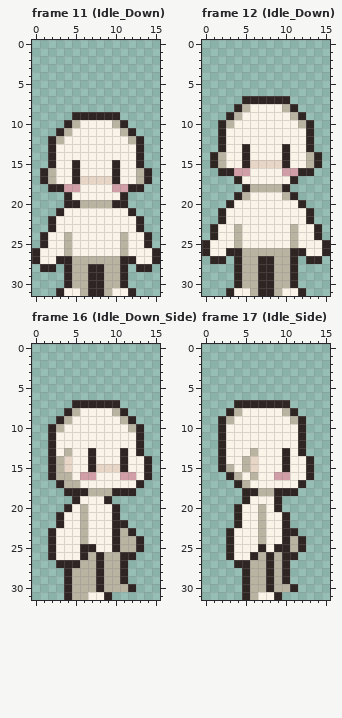
One commit to this pixel-art file: assets/characters/Eris Esra's Character Template 4.0/16x32/16x32 All Animations.aseprite. That is the earlier state.
16x32 pixels, 123 frames. Shown: frame 11 (Idle_Down), frame 12 (Idle_Down), frame 16 (Idle_Down_Side), frame 17 (Idle_Side). The commit also changed other frames, which this record leaves out.
Once edited:
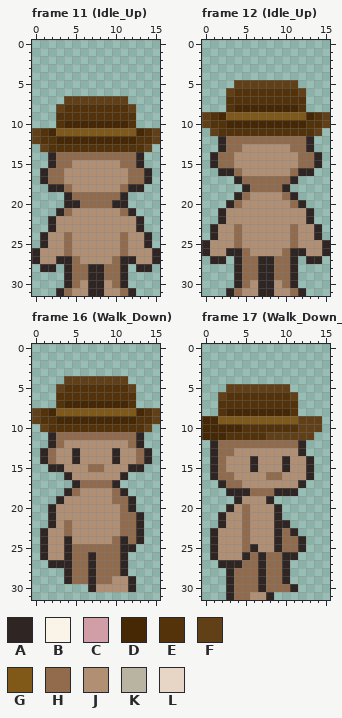
Palette (. is transparent): A #2f2522  B #faf3e8  C #d19da7  D #462804  E #54330b  F #613f17  G #805919  H #916b4c  J #b08f73  K #b9b3a1  L #e7d5c6
Change:
Changed rows in their new state; - is an unchanged pixel.
Frame 11 (Idle_Up):
first column x 0:
 7 ----FFFFFFFF----
 8 ---FEEEEEEEEF---
 9 ---EEEEEEEEEE---
10 ---EDDDDDDDDE---
11 FEDGGGGGGGGGGDEF
12 FEEDDDDDDDDDDEEF
13 -FEEEEEEEEEEEEF-
14 ---HHHHHHHHHH---
15 ---HHJJJJJJHH---
16 --HHJJJJJJJJHH--
17 --HHJJJJJJJJHH--
18 ----HJJJJJJH----
19 -----HHHHHH-----
20 ------HHHH------
21 ----HJJJJJJH----
22 ---JJJJJJJJJJ---
23 ---JJJJJJJJJJ---
24 --JJHJJJJJJHJJ--
25 --JJHJJJJJJHJJ--
26 -JJJHJJJJJJHJJJ-
27 -JJ--HJJJJH--JJ-
28 -----HH--HH-----
29 -----HH--HH-----
30 -----HJ--JH-----
31 ----HJJ--JJH----
Frame 12 (Idle_Up):
first column x 0:
 5 ----FFFFFFFF----
 6 ---FEEEEEEEEF---
 7 ---EEEEEEEEEE---
 8 ---EDDDDDDDDE---
 9 FEDGGGGGGGGGGDEF
10 FEEDDDDDDDDDDEEF
11 -FEEEEEEEEEEEEF-
12 ---HHHHHHHHHH---
13 ---HHJJJJJJHH---
14 --HHJJJJJJJJHH--
15 --HHJJJJJJJJHH--
16 ----HJJJJJJH----
17 -----HHHHHH-----
18 ------HHHH------
19 -----HJJJJH-----
20 ----HJJJJJJH----
21 ---JJJJJJJJJJ---
22 ---JJJJJJJJJJ---
23 --JJHJJJJJJHJJ--
24 --JJHJJJJJJHJJ--
25 -JJJHJJJJJJHJJJ-
26 -JJ--HJJJJH--JJ-
27 -----HH--HH-----
28 -----HH--HH-----
29 -----HH--HH-----
30 -----HJ--JH-----
31 ----HJJ--JJH----
Frame 16 (Walk_Down):
first column x 0:
 4 ----FFFFFFFF----
 5 ---FEEEEEEEEF---
 6 ---EEEEEEEEEE---
 7 ---EDDDDDDDDE---
 8 FEDGGGGGGGGGGDEF
 9 FEEDDDDDDDDDDEEF
10 -FEEEEEEEEEEEEF-
11 ---HHHHHHHHHH---
12 ---HJJJJJJJJH---
13 -AHJJAJJJJAJJHA-
14 -AHJJAJJJJAJJH--
15 ---AJJJHHJJJAA.-
16 --..AJJJJJJA...-
17 ---..AHHHHA...--
18 -----HJJJJH-.---
19 ---AJJJJJJHHA---
20 --AJJJJJJJJHA---
21 --AJJJJJJJJHHA--
22 --AJHJJJJJJHHA--
23 -AJJHJJJJJJHHA--
24 -AJJAJJJJJHAH---
25 -AJJAHHHHHHAA.--
26 -AJJAHHAHHH-.---
27 --A--HHAHHH-----
28 -----HHAHHH-----
29 -----HHAHHJJA---
30 ----...AJJJJ----
31 ----......------
Frame 17 (Walk_Down_Side):
first column x 0:
 5 ---FFFFFFFF----
 6 --FEEEEEEEEF---
 7 --EEEEEEEEEE---
 8 --EDDDDDDDDE---
 9 DDGGGGGGGGGGFFF
10 DDDDDEEEEEEEFFF
11 DDDEEEEEFFFFFF-
12 -AHHHHHHHHHH---
13 -AHHJJJJJJJJ---
14 -AHJJJAJJJ-JJ--
15 -AHJJJAJJJ-JJ--
16 -AHHJJJJHHJJJ--
17 --AHHJJJJJJJ---
18 ---AA-HHH------
19 ----AJJJA.-----
20 ---AJHJJJ------
21 --AJJHJJJA.----
22 --AJJHJJJA-----
23 -AJJJHJJJAH----
24 -AJJJHJJJAHH---
25 -AJJJHAJJ-HH---
26 -AJJJAHAHH-----
27 --AA-HHAHH-----
28 ---AHHHAHH-----
29 ---AHHHAHH-----
30 ---AHHHAHHH----
31 ---AHHJJA.-----
